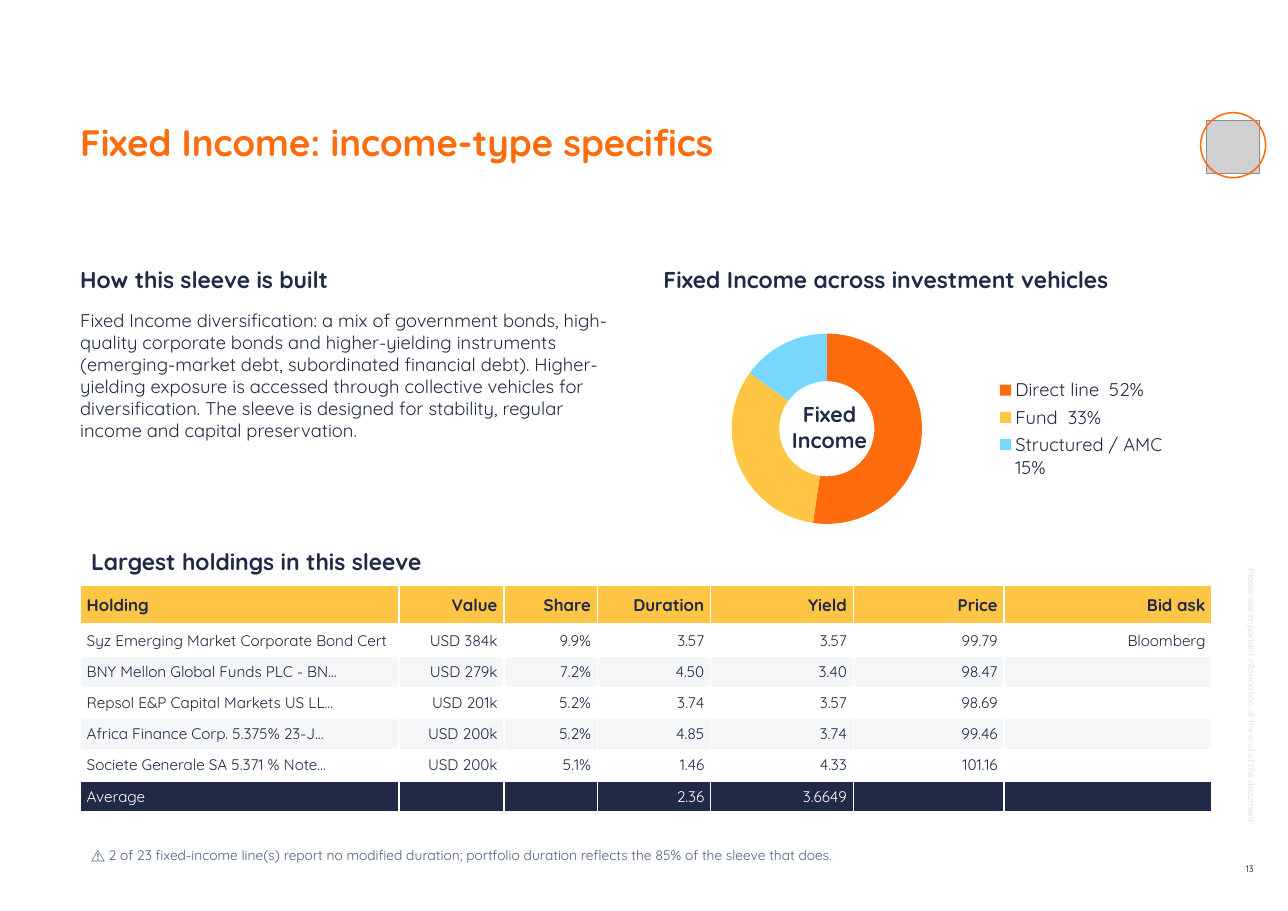
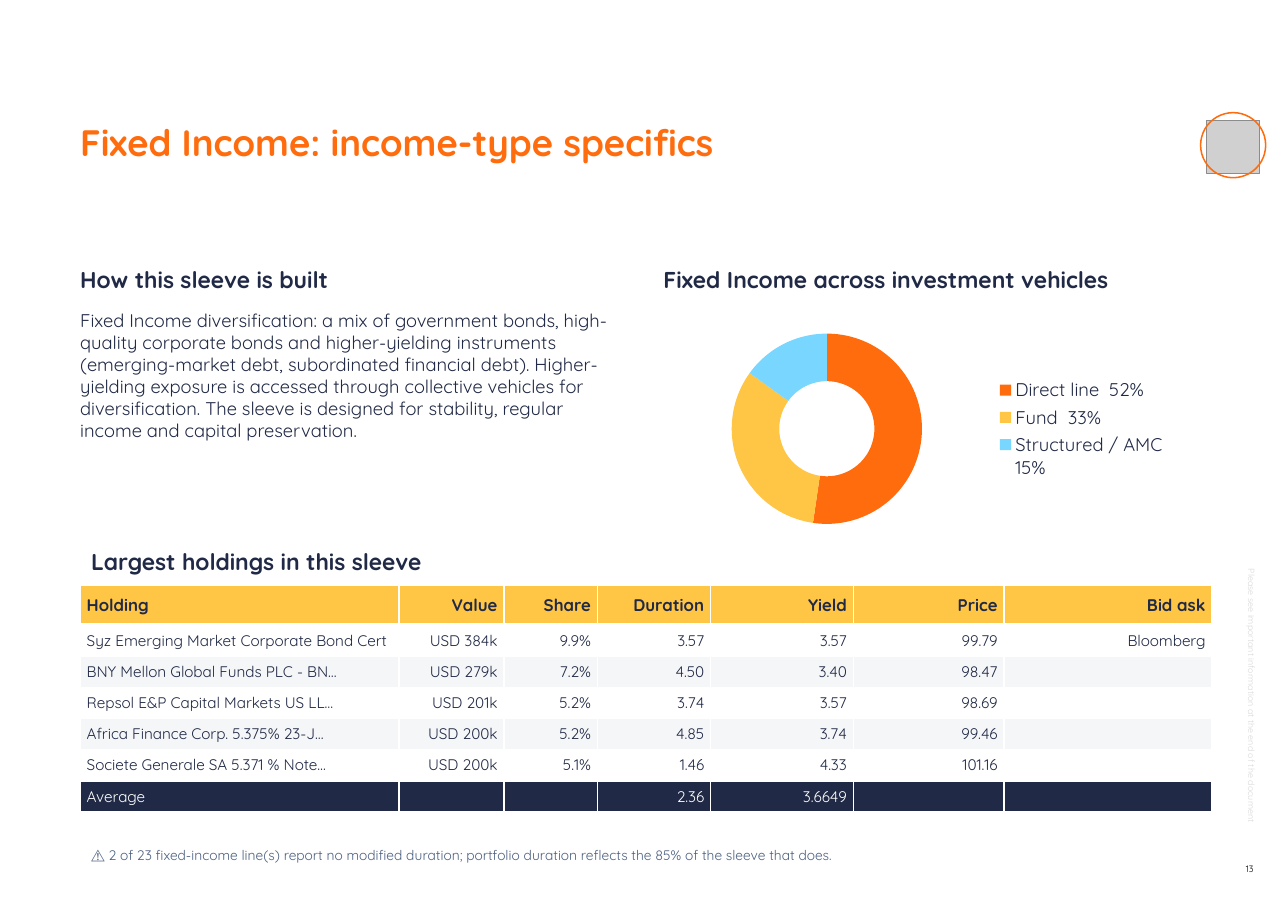
Before and after one commit to jb-db05/Investment_Proposal, a slide deck: slide 13 of investment-proposal-builder/assets/template.pptx. Drawn at 1288x911 pixels with LibreOffice and Linux fonts; fonts in the diff are those of the drawing; grey boxes stand for pictures; background and template pictures are left out. Boxes give left, top, right and bottom in pixels: in the first picture for what was removed or moved away, otherwise in the second. Text is boxed around its words. In the diff, an @@ line names an element or a change of style, - is before the commit and + after.

```diff
--- a/investment-proposal-builder/assets/template.pptx
+++ b/investment-proposal-builder/assets/template.pptx
@@ text removed at (x1=792, y1=406, x2=867, y2=448) @@
-Fixed Income
```
Also in this commit, not shown: 8 other slides changed, 3 other files.
